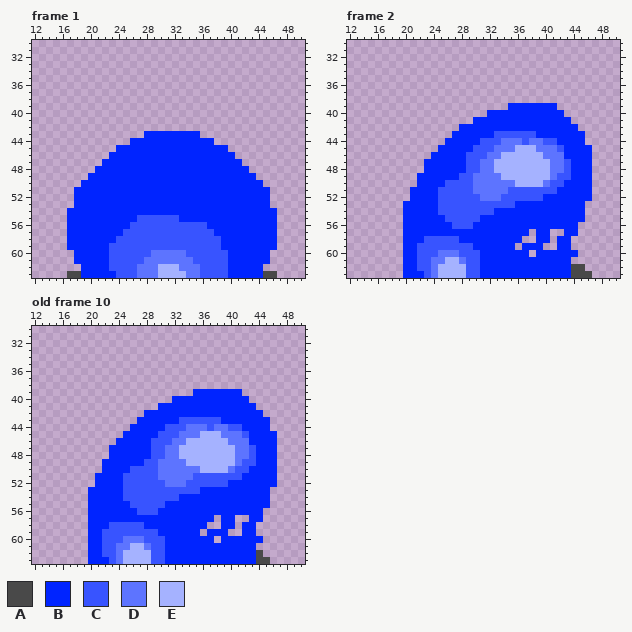
Two versions of one pixel-art file, Assets/Arts/Enemies/NormalEnemy/Slime/SlimeATK.aseprite. The first picture shows the starting point.
64x64 pixels, 10 frames. Shown: frame 1: x 12..50, y 30..63; frame 2: x 12..50, y 30..63; old frame 10: x 12..50, y 30..63. The commit also changed other frames, which this record leaves out.
Palette (. is transparent): A #494949  B #0024ff  C #3854ff  D #5d74ff  E #a5b2ff
Pixels before, frame 1, first column x 17:
43 ...........BBBBBBBB...........
44 .........BBBBBBBBBBBB.........
45 .......BBBBBBBBBBBBBBBB.......
46 ......BBBBBBBBBBBBBBBBBB......
47 .....BBBBBBBBBBBBBBBBBBBB.....
48 ....BBBBBBBBBBBBBBBBBBBBBB....
49 ...BBBBBBBBBBBBBBBBBBBBBBBB...
50 ..BBBBBBBBBBBBBBBBBBBBBBBBBB..
51 .BBBBBBBBBBBBBBBBBBBBBBBBBBBB.
52 .BBBBBBBBBBBBBBBBBBBBBBBBBBBB.
53 .BBBBBBBBBBBBBBBBBBBBBBBBBBBB.
54 BBBBBBBBBBBBBBBBBBBBBBBBBBBBBB
55 BBBBBBBBBBCCCCCCBBBBBBBBBBBBBB
56 BBBBBBBBBCCCCCCCCCCCBBBBBBBBBB
57 BBBBBBBBCCCCCCCCCCCCCBBBBBBBBB
58 BBBBBBBCCCCCCCCCCCCCCCBBBBBBBB
59 BBBBBBCCCCCCCCCCCCCCCCBBBBBBBB
60 .BBBBBCCCCCCDDDDDCCCCCCBBBBBB.
61 .BBBBBCCCCCDDDDDDDCCCCCBBBBBB.
62 ..BBBBCCCCDDDEEEDDDCCCCBBBBB..
63 AABBBBBCCCDDDEEEEDDCCCCBBBBBAA
Pixels before, frame 2, first column x 20:
39 ...............BBBBBBB.....
40 ............BBBBBBBBBBB....
41 ..........BBBBBBBBBBBBBB...
42 ........BBBBBBBBBBBBBBBBB..
43 .......BBBBBBCCCCCCBBBBBBB.
44 ......BBBBBCCCDDDCDDCCBBBB.
45 .....BBBBBCCCDDDEEEDDDCBBBB
46 ....BBBBBCCCDDEEEEEEDDDBBBB
47 ...BBBBBBCCDDEEEEEEEEDDCBBB
48 ...BBBBBBCCDDEEEEEEEEDDCBBB
49 ..BBBBBBCCDDDDEEEEEEEDCCBBB
50 ..BBBBCCCCDDDDDDEEEEDCCBBBB
51 .BBBBCCCCCDDDDDCCCCCCCBBBBB
52 .BBBBCCCCCCDDDCCCCCCBBBBBBB
53 BBBBBCCCCCCCCCCCBBBBBBBBBB.
54 BBBBBCCCCCCCCBBBBBBBBBBBBB.
55 BBBBBBCCCCCBBBBBBBBBBBBBBB.
56 BBBBBBBCCCBBBBBBBBBBBBBBB..
57 BBBBBBBBBBBBBBBBBB.BB..BB..
58 BBBCCCCCBBBBBBBBB..BB.BB...
59 BBCCCCCCCCBBBBBB.BBB..BB...
60 BBCCCDDDCCCBBBBBBB.BBBBBB..
61 BBCCDDEEDCCBBBBBBBBBBBBB...
62 BBCCDEEEECCBBBBBBBBBBBBBAA.
63 BBBCDEEEECCBBBBBBBBBBBBBAAA
Pixels before, old frame 10, first column x 20:
39 ...............BBBBBBB.....
40 ............BBBBBBBBBBB....
41 ..........BBBBBBBBBBBBBB...
42 ........BBBBBBBBBBBBBBBBB..
43 .......BBBBBBCCCCCCBBBBBBB.
44 ......BBBBBCCCDDDCDDCCBBBB.
45 .....BBBBBCCCDDDEEEDDDCBBBB
46 ....BBBBBCCCDDEEEEEEDDDBBBB
47 ...BBBBBBCCDDEEEEEEEEDDCBBB
48 ...BBBBBBCCDDEEEEEEEEDDCBBB
49 ..BBBBBBCCDDDDEEEEEEEDCCBBB
50 ..BBBBCCCCDDDDDDEEEEDCCBBBB
51 .BBBBCCCCCDDDDDCCCCCCCBBBBB
52 .BBBBCCCCCCDDDCCCCCCBBBBBBB
53 BBBBBCCCCCCCCCCCBBBBBBBBBB.
54 BBBBBCCCCCCCCBBBBBBBBBBBBB.
55 BBBBBBCCCCCBBBBBBBBBBBBBBB.
56 BBBBBBBCCCBBBBBBBBBBBBBBB..
57 BBBBBBBBBBBBBBBBBB.BB..BB..
58 BBBCCCCCBBBBBBBBB..BB.BB...
59 BBCCCCCCCCBBBBBB.BBB..BB...
60 BBCCCDDDCCCBBBBBBB.BBBBBB..
61 BBCCDDEEDCCBBBBBBBBBBBBB...
62 BBCCDEEEECCBBBBBBBBBBBBBA..
63 BBBCDEEEECCBBBBBBBBBBBBBAA.
The same view after the edit:
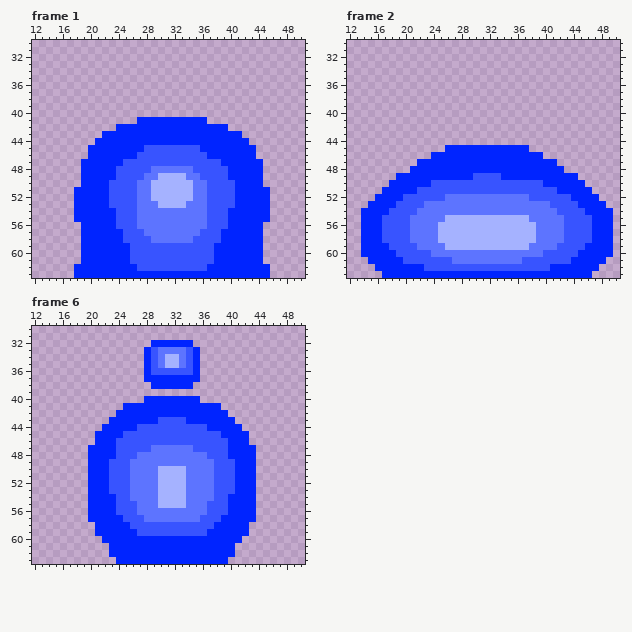
A new or re-ordered frame is compared with the old frame closest to it.
Log entry: Upgrade Moving Enemy with State Machine (slime)
Changes in this commit:
frames re-ordered
Changed rows in their new state; - is an unchanged pixel.
Frame 1:
first column x 17:
41 ----------BBBBBBBBBB----------
42 -------BBBBBBBBBBBBBBBB-------
43 -----BBBBBB--------BBBBBB-----
44 ----BBBBB------------BBBBB----
45 ---BBBB----CCCCCCCC----BBBB---
46 ---BBB----CCCCCCCCCC----BBB---
47 --BBB---CCCCCCCCCCCCCC---BBB--
48 --BB---CCCCCDDDDDDCCCCC---BB--
49 --B----CCCCDDEEEEDDCCCC----B--
50 ------CCCCDDEEEEEEDDCCCC------
51 ------CCCCDDEEEEEEDDCCCC------
52 ------CCCCDDEEEEEEDDCCCC------
53 ------CCCCDDDEEEEDDDCCCC------
54 .------CCCDDDDDDDDDDCCC------.
55 .------CCCDDDDDDDDDDCCC------.
56 ..-----CC-DDDDDDDDDDCCC-----..
57 ..---------DDDDDDDD--C------..
58 ..-----B----DDDDDD----------..
59 ..----BBB------------B------..
60 -.----BBB---CCCCC----BB-----.-
61 -.----BBB--CCCCCCC---BB-----.-
62 -B----BBBBCCCCCCCCC-BBB-----B-
63 .B-----BBBBBBBBBBBBBBBB-----B.
Frame 2:
first column x 14:
39 ---------------------.......--------
40 ------------------...........-------
41 ----------------..............------
42 --------------.................-----
43 -------------...................----
44 ------------....................----
45 -----------.----BBBBBBBB.........---
46 ---------------BBBBBBBBBBB.......---
47 --------B------BBBBBBBBBBBBB.....---
48 -------BB------BBBBBBBBBBBBBB....---
49 -----BBB------BBCCCCBBBBBBBBBB-..---
50 ----BBBB--CC----CCCCCCCCCCBBB---.---
51 ---BBBB-CCC-----CCCCC---------------
52 --BBBBCCCCC-DDDDD---DDDD--CCCC---B--
53 -BBBBCCCCDDDDDDDDDDDDDDDDDDCCCC-BBB-
54 BBBBCCCCDDDDDDDDDDDDDDDDDDDDCCCCBBBB
55 BBBCCCCDDDDDEEEEEEEEEEEEDDDDDCCCCBBB
56 BBBCCCCDDDDEEEEEEEEEEEEEEDDDDCCCCBBB
57 BBBCCCCDDDDEEEEEEEEEEEEEEDDDDCCCCBBB
58 BBBCCCCDDDDEEEEEEEEEEEEEEDDDDCCCCBBB
59 BBBBCCCCDDDDEEEEEEEEEEEEDDDDCCCCBBBB
60 BBBBBCCC--D---DDDDDDDDDDDDCCCCCBBBBB
61 -BBBBBCC--CCCD-DDDDDDDDCCCCCCCBBBBB-
62 --BBBB--B-CCCCC--CCCCCCCCCC---BBBB--
63 ---BBB---BBBBBBBB-------------BBB---
Frame 6 against old frame 10:
first column x 20:
32 ---------BBBBBB------------
33 --------BCDDDDCB-----------
34 --------BCDEEDCB-----------
35 --------BCDEEDCB-----------
36 --------BCCCCCCB-----------
37 --------BBBBBBBB-----------
38 ---------BBBBBB------------
39 ---------------.......-----
40 --------BBBB----.......----
41 -----BBBBB---------.....---
42 ----BBBB------------.....--
43 ---BBBB---CCC-BBBBB--.....-
44 --BBBB-CCCC---CCCBBBBB....-
45 -BBBBCCCCC---CCCCCCBBBB....
46 -BBBCCCCC---CCCCCCCCBBB....
47 BBB-CCCCCDD--DDCCCCCBBBB...
48 BBB-CCCDDDD--DDDDCCCBBBB...
49 BB-CCCDDDD----DDDDCCCBBB...
50 BB-CCCDDDDEEEE--DDCCCBB-...
51 B--CC-DDDDEEEE-DDD---B--...
52 B--CC-DDDDEEEEDDDD--C---...
53 ---CC-DDDDEEEEDDDDCCC---..-
54 ----C-DDDDEEEEDDDDCC----..-
55 ----CC-DDDEEEEDDDCCC----..-
56 ----CCCDDDDDDDDDDCCC----.--
57 -----CCCDDDDDDDDCCC--BB-.--
58 .--BBB--CCCCCCCCCCB--B-.---
59 .-BBBBB---CCCCCCC---BB-.---
60 ..BBBBBBBBB-------B---...--
61 ...BBBBBBBB----------...---
62 ...BBBBBBBB----------....--
63 ....BBBBBBB---------......-
Changed places in both pictures, as pixel boxes (x1, y1, x2, y2):
changed: (67, 117, 263, 278)
changed: (263, 208, 277, 278)
changed: (361, 103, 613, 278)
changed: (88, 340, 277, 564)
